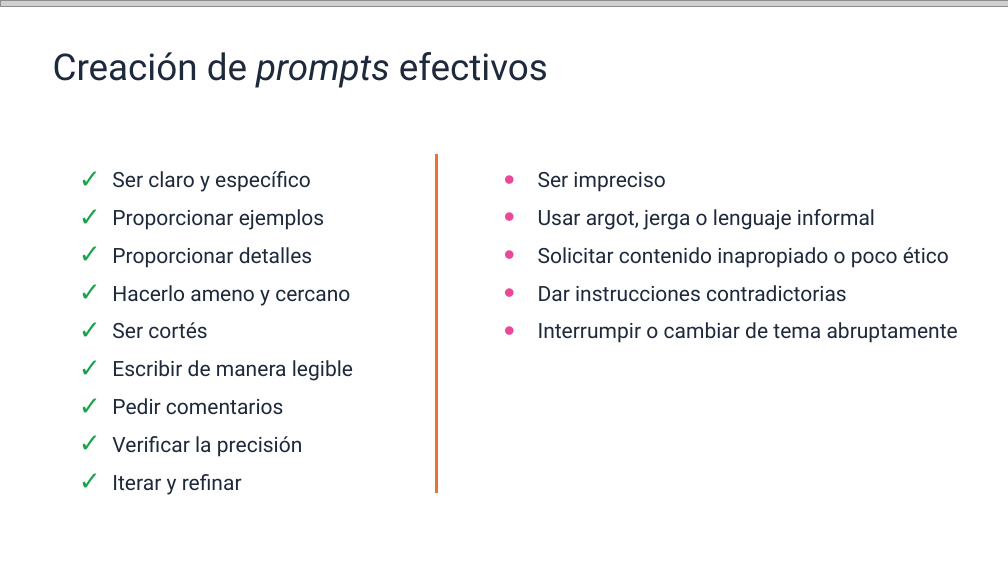
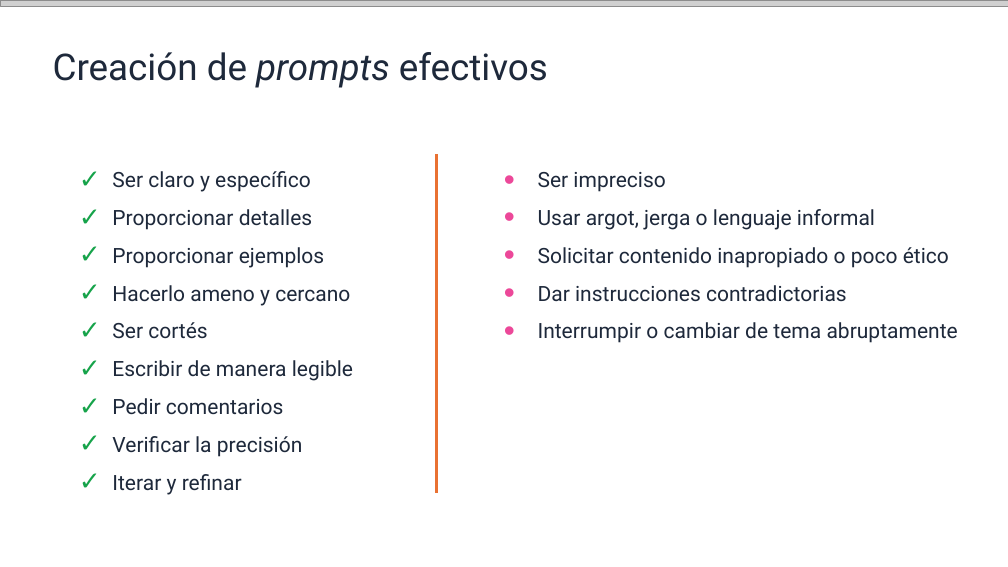
Before and after one commit to quizeth/Labs, a slide deck: slide 26 of IA y Copilot para business professionals/IA Generativa y Microsoft Copilot para profesionales.pptx (slide 27 before the commit). Drawn at 1008x567 pixels with LibreOffice and Linux fonts; fonts in the diff are those of the drawing; grey boxes stand for pictures. Boxes give left, top, right and bottom in pixels: in the first picture for what was removed or moved away, otherwise in the second. Text is boxed around its words. In the diff, an @@ line names an element or a change of style, - is before the commit and + after.

```diff
--- a/IA y Copilot para business professionals/IA Generativa y Microsoft Copilot para profesionales.pptx
+++ b/IA y Copilot para business professionals/IA Generativa y Microsoft Copilot para profesionales.pptx
@@ text at bbox=[112, 209, 312, 230]: paragraph added @@
+✓ Proporcionar detalles
@@ text at bbox=[112, 247, 312, 268]: paragraph removed @@
-✓ Proporcionar detalles
```
Also in this commit, not shown: 5 other slides changed, 2 slides removed.
